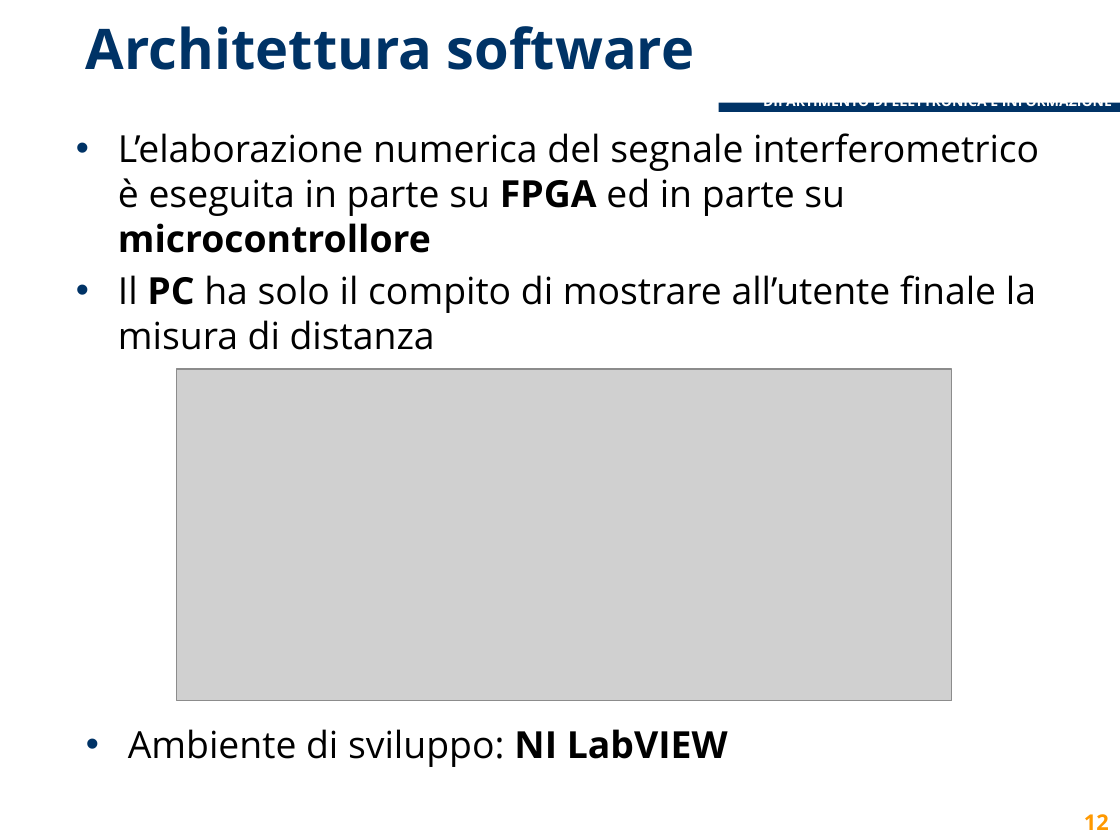
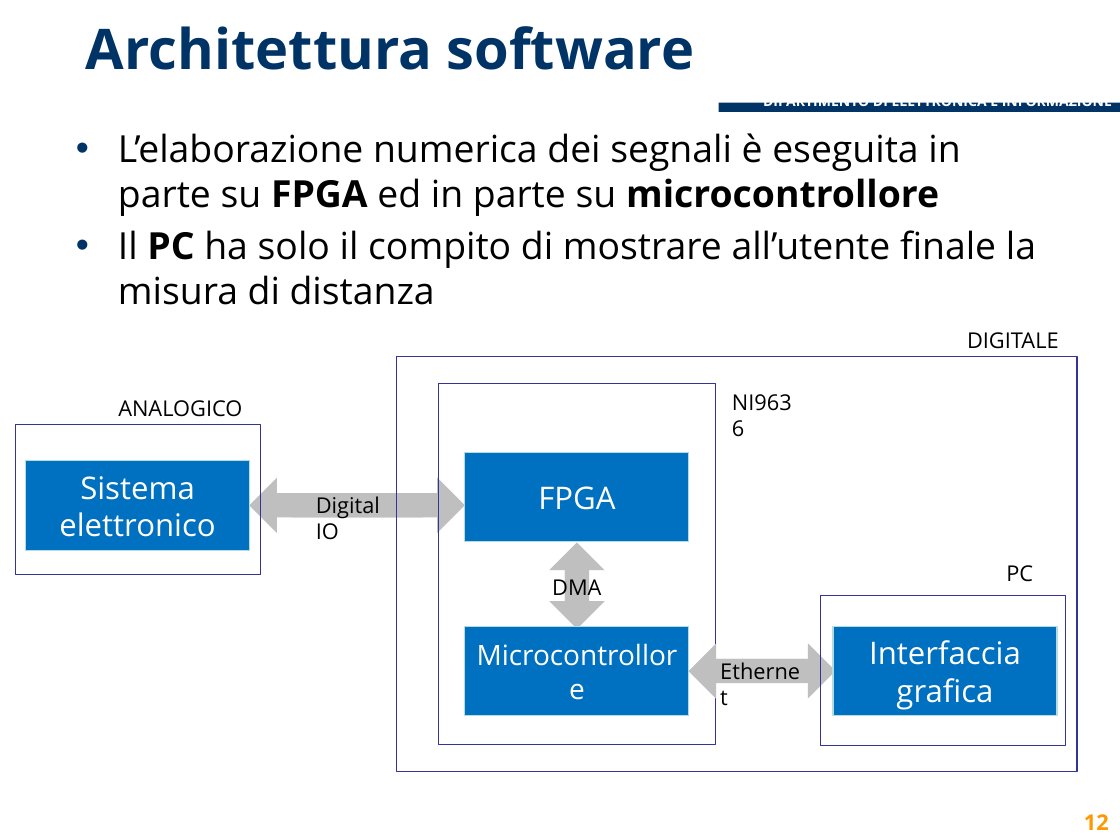
Before and after one commit to lcavagnispolimi/thesis_latex, a slide deck: slide 12 of presentazione_discussione.pptx. Drawn at 1120x840 pixels with LibreOffice and Linux fonts; fonts in the diff are those of the drawing; grey boxes stand for pictures; background and template pictures are left out. Boxes give left, top, right and bottom in pixels: in the first picture for what was removed or moved away, otherwise in the second. Text is boxed around its words. In the diff, an @@ line names an element or a change of style, - is before the commit and + after.

Commit message:
Presentazione FINAL

```diff
--- a/presentazione_discussione.pptx
+++ b/presentazione_discussione.pptx
@@ text at bbox=[118, 133, 960, 216]: text changed @@
-• L’elaborazione numerica del segnale interferometrico è eseguita in parte su FPGA ed in parte su microcontrollore
+• L’elaborazione numerica dei segnali è eseguita in parte su FPGA ed in parte su microcontrollore
@@ rectangle added at bbox=[396, 356, 1077, 771], outline #333399 0.75 pt @@
@@ text added at bbox=[967, 332, 1059, 349], 14 pt, text #000000 @@
+DIGITALE
@@ picture removed at bbox=[177, 370, 952, 701] @@
@@ rectangle added at bbox=[439, 383, 716, 745], outline #333399 0.75 pt @@
@@ text added at bbox=[721, 383, 814, 421], 14 pt, text #000000 @@
+NI9636
@@ text added at bbox=[118, 400, 242, 417], 14 pt, text #000000 @@
+ANALOGICO
@@ rectangle added at bbox=[16, 424, 261, 575], outline #333399 0.75 pt @@
@@ rectangle added at bbox=[26, 460, 250, 550], fill #0070C0, outline #B6DCDF 0.75 pt, 20 pt, text #FFFFFF @@
+Sistema elettronico
@@ right arrow added at bbox=[250, 478, 423, 533], fill #BFBFBF @@
@@ right arrow added at bbox=[291, 477, 465, 532], fill #BFBFBF @@
@@ rectangle added at bbox=[465, 452, 689, 542], fill #0070C0, outline #B6DCDF 0.75 pt, 20 pt, text #FFFFFF @@
+FPGA
@@ text added at bbox=[316, 496, 380, 540], 14 pt, text #000000 @@
+Digital IO
@@ right arrow added at bbox=[550, 567, 605, 628], fill #BFBFBF @@
@@ right arrow added at bbox=[550, 542, 605, 604], fill #BFBFBF @@
@@ text added at bbox=[1006, 565, 1033, 582], 14 pt, text #000000 @@
+PC
@@ text added at bbox=[552, 576, 601, 601], 14 pt, text #000000 @@
+DMA
@@ rectangle added at bbox=[820, 596, 1065, 746], outline #333399 0.75 pt @@
@@ rectangle added at bbox=[465, 626, 689, 716], fill #0070C0, outline #B6DCDF 0.75 pt, 18 pt, text #FFFFFF @@
+Microcontrollore
@@ rectangle added at bbox=[833, 626, 1057, 716], fill #0070C0, outline #B6DCDF 0.75 pt, 20 pt, text #FFFFFF @@
+Interfaccia grafica
@@ right arrow added at bbox=[689, 643, 806, 698], fill #BFBFBF @@
@@ text added at bbox=[709, 652, 814, 690], 14 pt, text #000000 @@
+Ethernet
@@ right arrow added at bbox=[717, 643, 834, 698], fill #BFBFBF @@
@@ text removed at bbox=[128, 729, 728, 767] @@
-• Ambiente di sviluppo: NI LabVIEW
```
Also in this commit, not shown: 17 other slides changed, 2 slides added.
